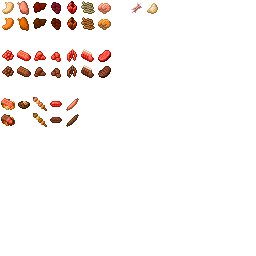
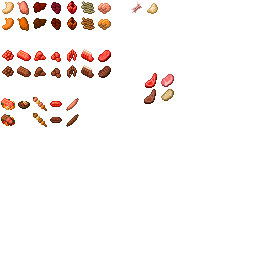
Layers edited between the first and the second w=256, h=256 image:
added layer "Pasted Layer #3" above "Pasted Layer #2" over (x1=144, y1=89, x2=156, y2=104)
added layer "Pasted Layer #2" above "Pasted Layer #1" over (x1=161, y1=89, x2=174, y2=101)
added layer "Pasted Layer #1" above "Pasted Layer" over (x1=161, y1=74, x2=174, y2=87)
added layer "Pasted Layer" above "Background" over (x1=145, y1=73, x2=157, y2=88)
